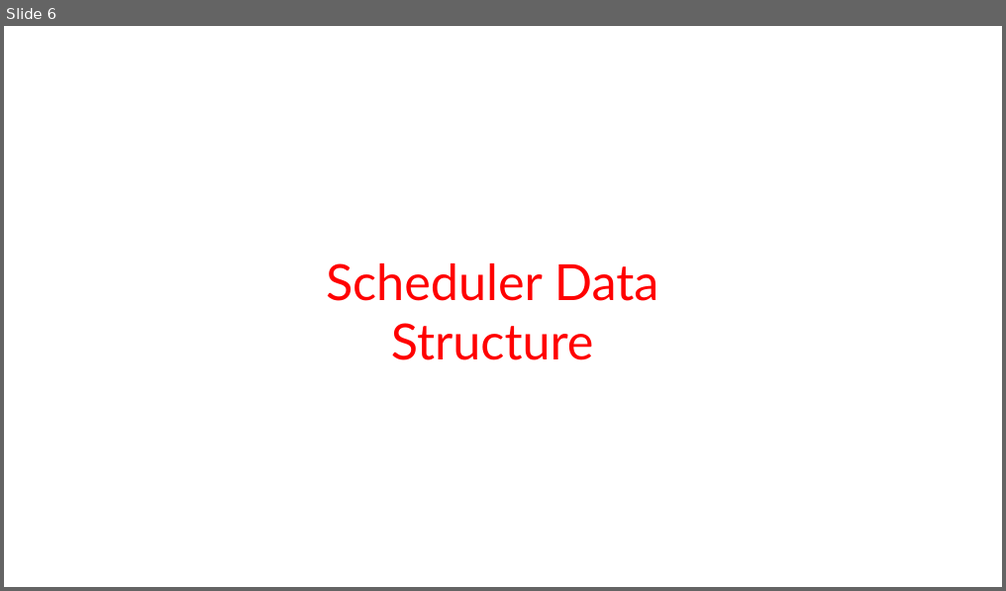
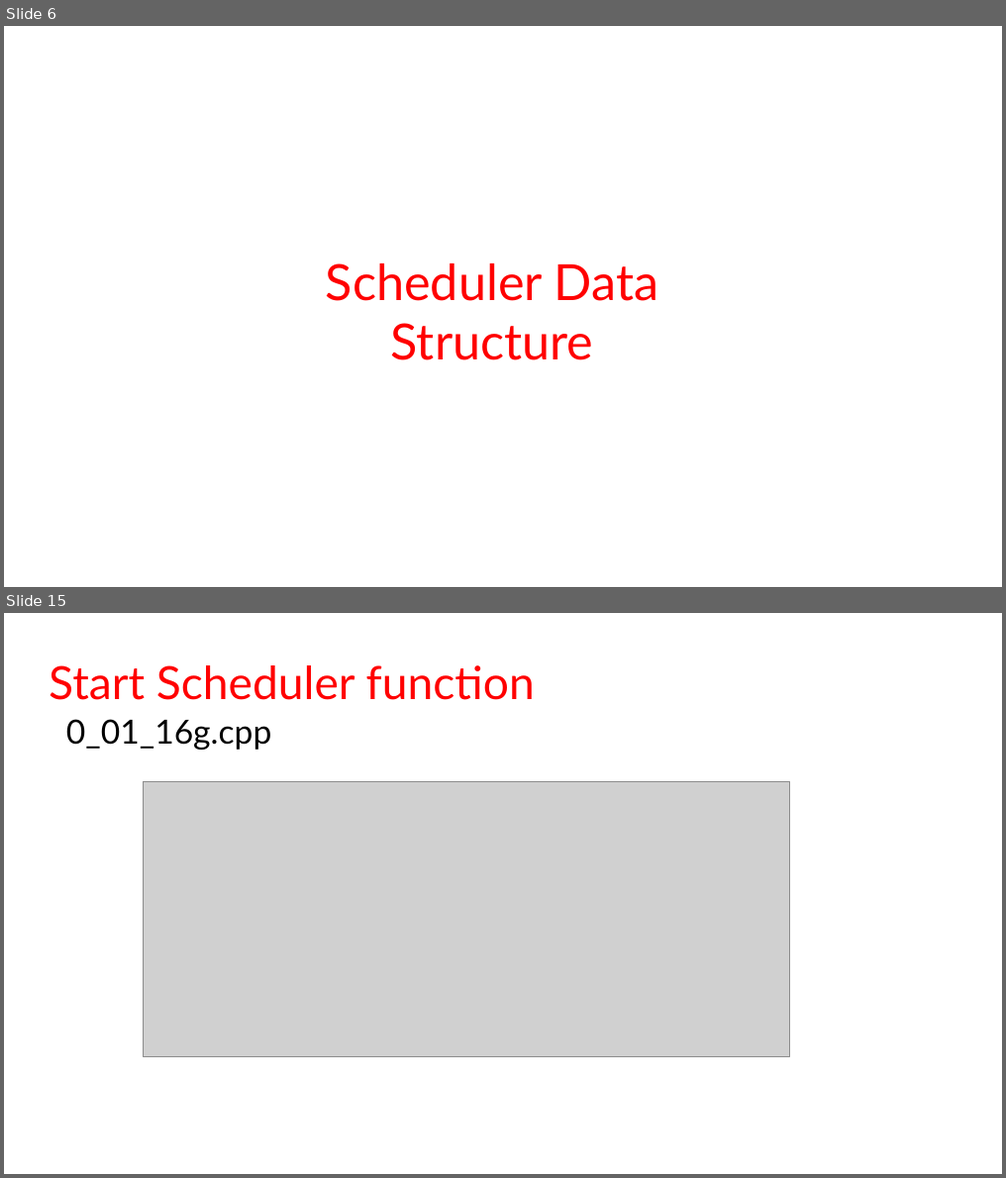
Before and after one commit to Mohamed-h-Gamil/adv_emb_hw1_cooperativeSchedularForArduinoUno, a slide deck: presentation/A Flexible Schedular for Single-Processor Embedded systems for Arduino UNO.pptx. Shown one above the other, each under a label of ours: slide 6 before the commit, slides 6 and 15 after it; the slides between them are not shown. The pictures are 1006x591 and 1006x1178 pixels, drawn with LibreOffice and Linux fonts; fonts in the diff are those of the drawing; grey boxes stand for pictures; background and template pictures are left out. Boxes give left, top, right and bottom in pixels: in the first picture for what was removed or moved away, otherwise in the second. Text is boxed around its words. In the diff, an @@ line names an element or a change of style, - is before the commit and + after.

```diff
--- a/presentation/A Flexible Schedular for Single-Processor Embedded systems for Arduino UNO.pptx
+++ b/presentation/A Flexible Schedular for Single-Processor Embedded systems for Arduino UNO.pptx
@@ slide 15 added at [4,613,1002,1174], background picture (left out) @@
@@ text added at [49,665,535,700], 44 pt, text #FF0000 @@
+Start Scheduler function
@@ text added at [66,719,271,750], 32 pt, text #000000 @@
+0_01_16g.cpp
@@ picture added at [143,781,790,1057] @@
```
Also in this commit, not shown: 2 slides changed, 6 other slides added.
